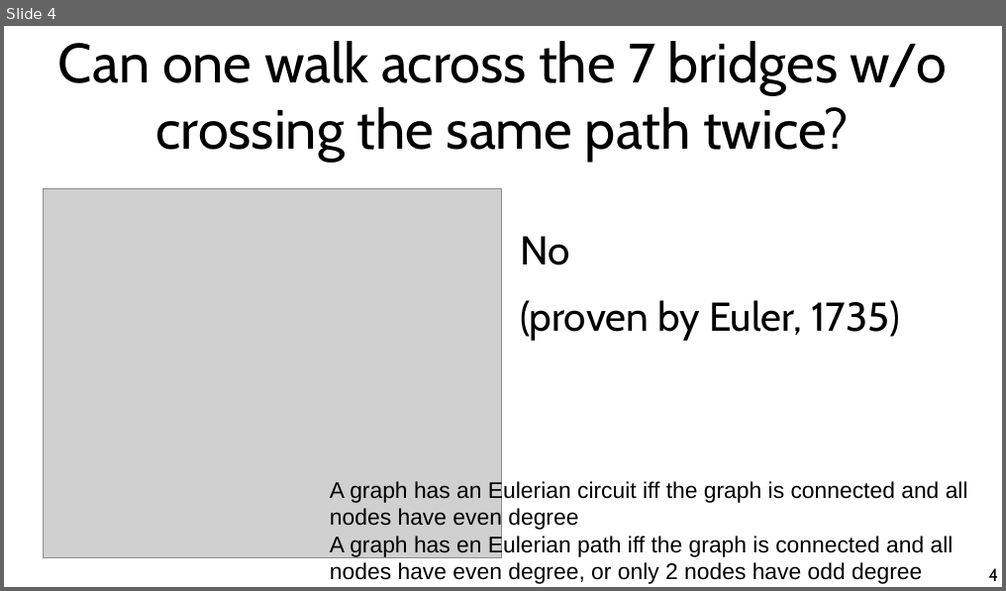
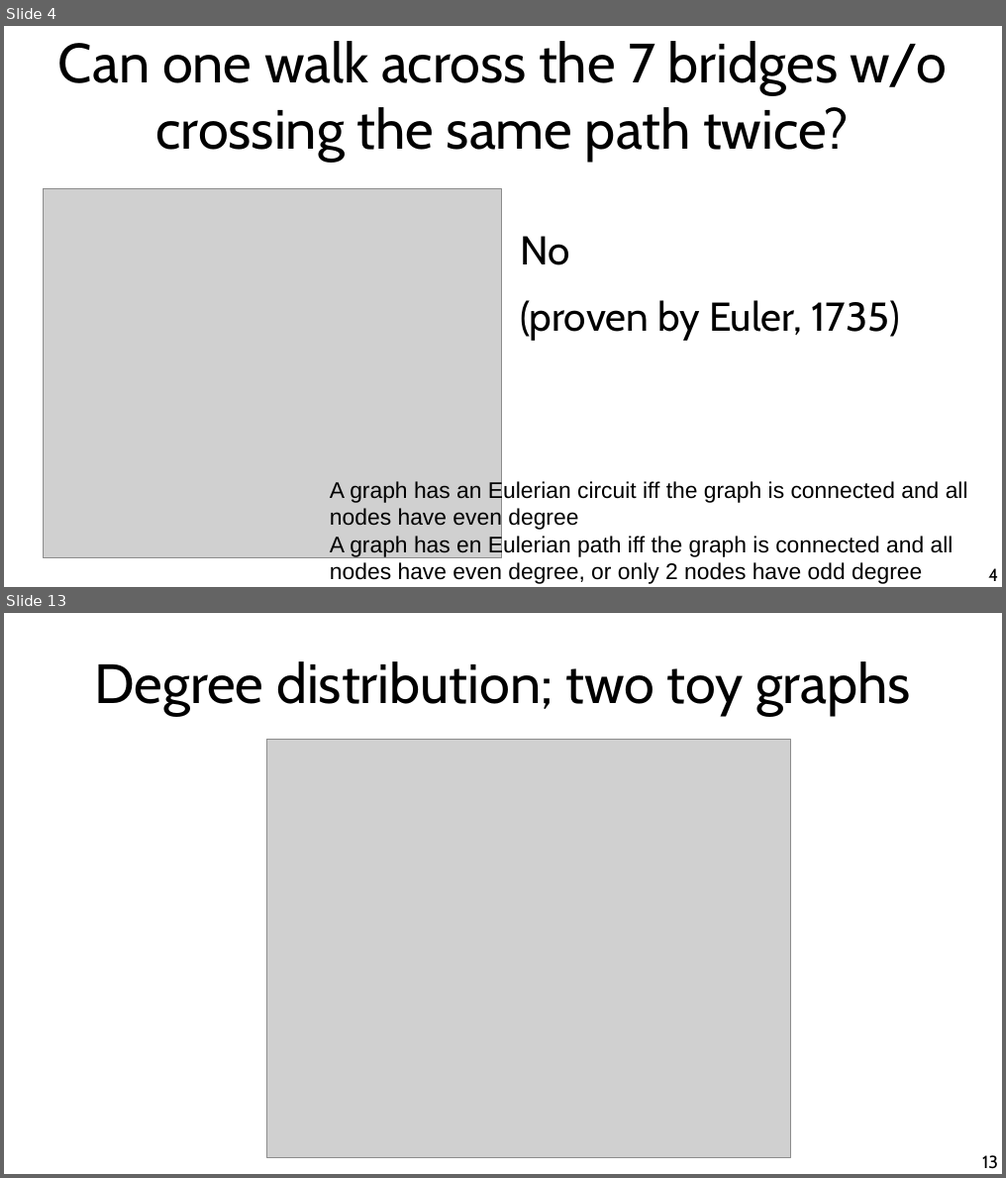
Before and after one commit to chatox/networks-science-course, a slide deck: theory/tt02_graph_theory_basics.odp. Shown one above the other, each under a label of ours: slide 4 before the commit, slides 4 and 13 after it; the slides between them are not shown. The pictures are 1006x591 and 1006x1178 pixels, drawn with LibreOffice and Linux fonts; fonts in the diff are those of the drawing; grey boxes stand for pictures. Boxes give left, top, right and bottom in pixels: in the first picture for what was removed or moved away, otherwise in the second. Text is boxed around its words. In the diff, an @@ line names an element or a change of style, - is before the commit and + after.

```diff
--- a/theory/tt02_graph_theory_basics.odp
+++ b/theory/tt02_graph_theory_basics.odp
@@ slide 13 added at bbox=[4, 613, 1002, 1174], background #FFFFFF @@
@@ title added at bbox=[94, 662, 911, 716], 44 pt, text #000000 @@
+Degree distribution; two toy graphs
@@ picture added at bbox=[266, 740, 791, 1158] @@
@@ page number added at bbox=[982, 1156, 998, 1169], 14 pt, text #000000 @@
+13
```
Also in this commit, not shown: 1 slide changed, 33 other slides added.
